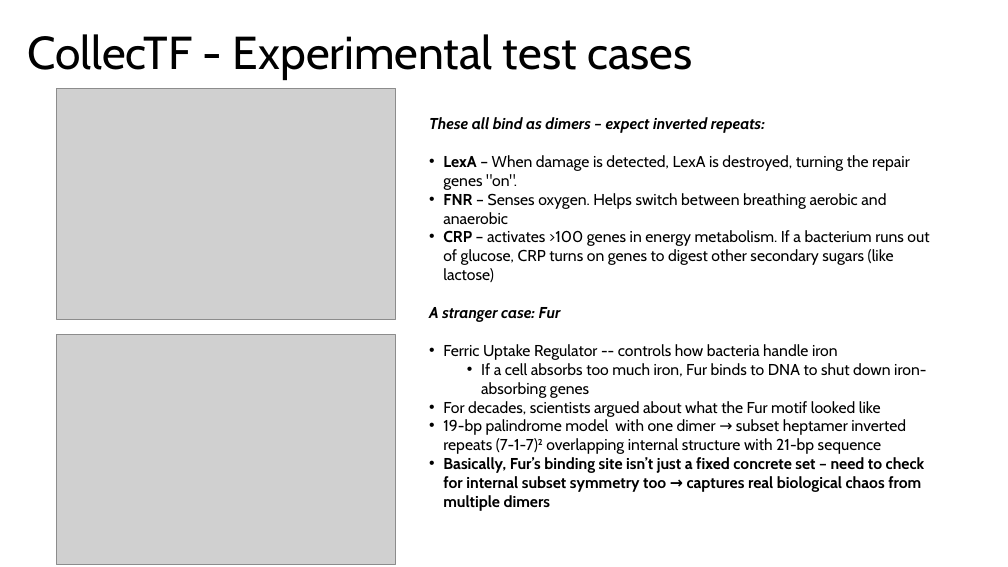
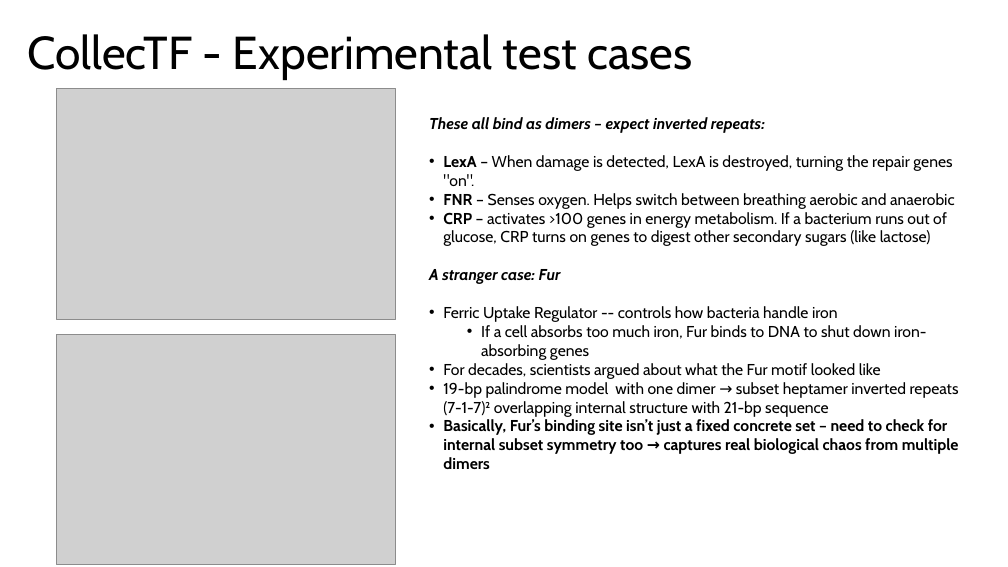
Before and after one commit to eshin21/drippy, a slide deck: slide 15 of Presentations/May Motif Gallery.pptx. Drawn at 1008x567 pixels with LibreOffice and Linux fonts; fonts in the diff are those of the drawing; grey boxes stand for pictures. Boxes give left, top, right and bottom in pixels: in the first picture for what was removed or moved away, otherwise in the second. Text is boxed around its words. In the diff, an @@ line names an element or a change of style, - is before the commit and + after.

```diff
--- a/Presentations/May Motif Gallery.pptx
+++ b/Presentations/May Motif Gallery.pptx
@@ text "These all bind as dimers ..." rewrapped from [429, 117, 929, 511] to [429, 117, 959, 469] @@
```
Also in this commit, not shown: 1 other slide changed, 3 slides added, 18 other files.
